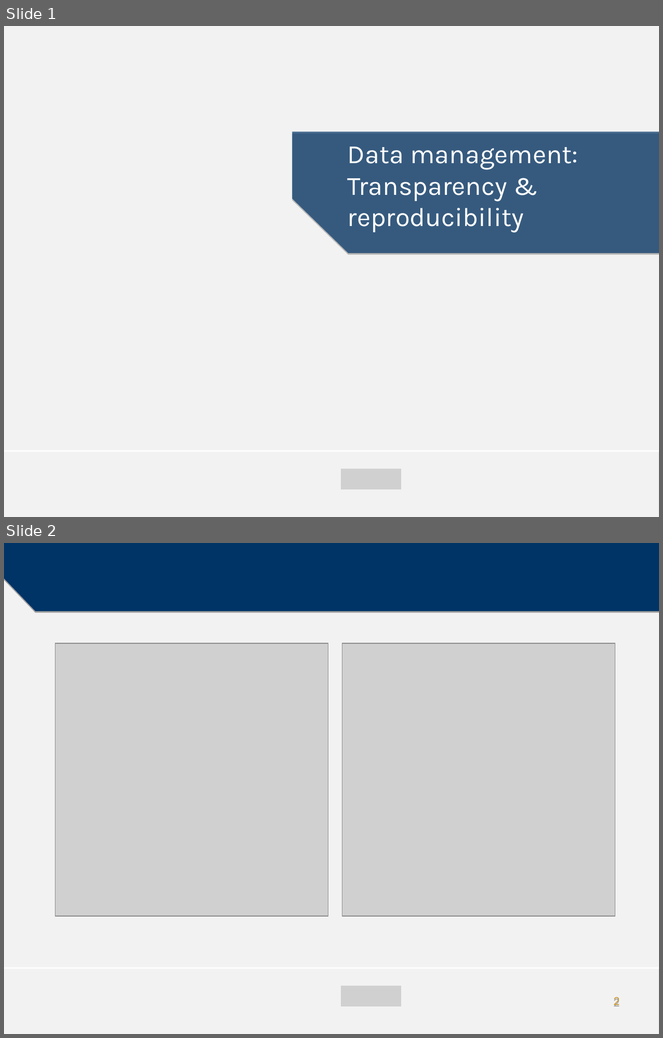
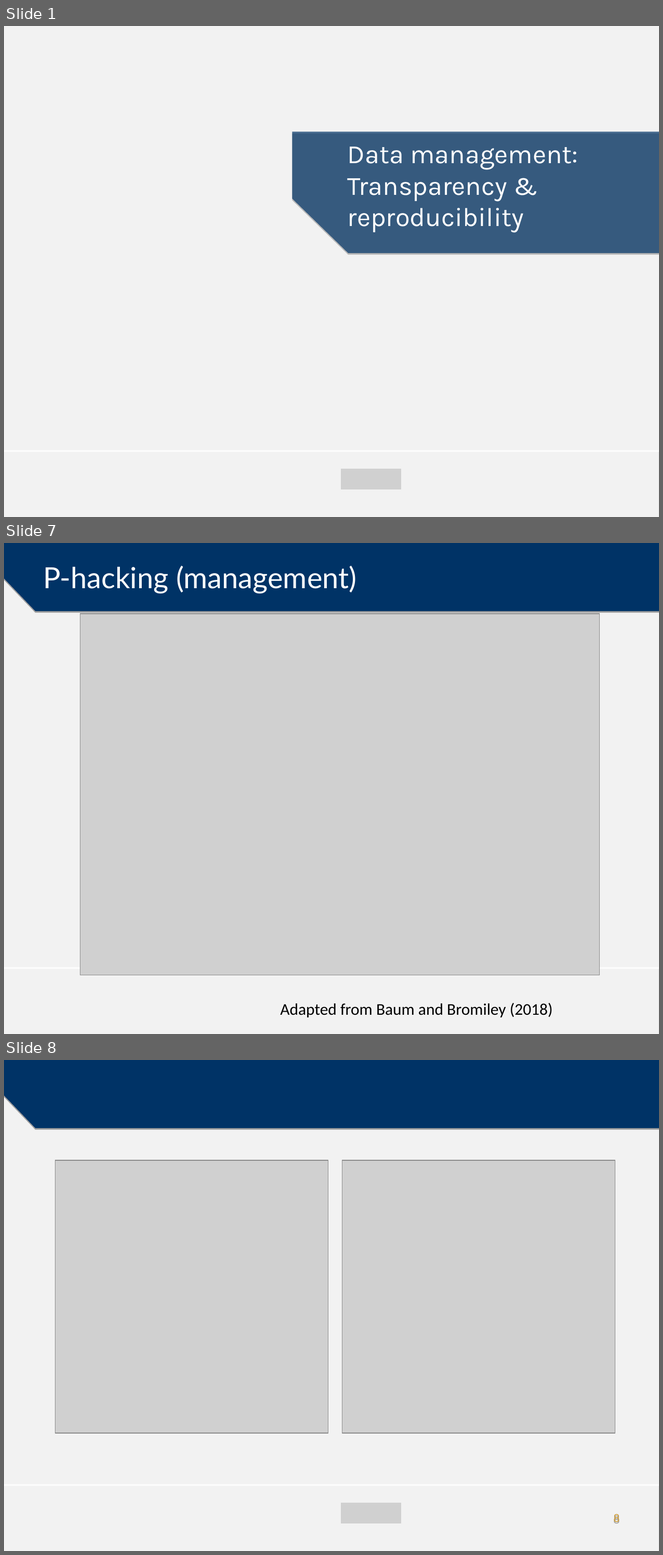
Before and after one commit to mzelst/talks, a slide deck: 2017/20171214 HRS_seminar_TiU/20171214 Transparency and reproducibility.odp. Shown one above the other, each under a label of ours: slides 1 and 2 before the commit, slides 1, 7 and 8 after it; the slides between them are not shown. The pictures are 663x1038 and 663x1555 pixels, drawn with LibreOffice and Linux fonts; fonts in the diff are those of the drawing; grey boxes stand for pictures; background and template pictures are left out. Boxes give left, top, right and bottom in pixels: in the first picture for what was removed or moved away, otherwise in the second. Text is boxed around its words. In the diff, an @@ line names an element or a change of style, - is before the commit and + after.

```diff
--- a/2017/20171214 HRS_seminar_TiU/20171214 Transparency and reproducibility.odp
+++ b/2017/20171214 HRS_seminar_TiU/20171214 Transparency and reproducibility.odp
@@ slide 7 added at bbox=[4, 543, 659, 1034], background #F2F2F2; not listed: 2 template elements that a slide beside it also shows @@
@@ title added at bbox=[44, 565, 357, 593], 32 pt, text #FFFFFF @@
+P-hacking (management)
@@ picture added at bbox=[80, 614, 599, 976] @@
@@ text added at bbox=[280, 1003, 553, 1018], 18 pt, text #000000 @@
+Adapted from Baum and Bromiley (2018)
@@ what was slide 2 is now slide 8 @@
@@ page number at bbox=[613, 1514, 620, 1524]: text changed @@
-2
+8
```
Also in this commit, not shown: 5 other slides added, 25 other files.
